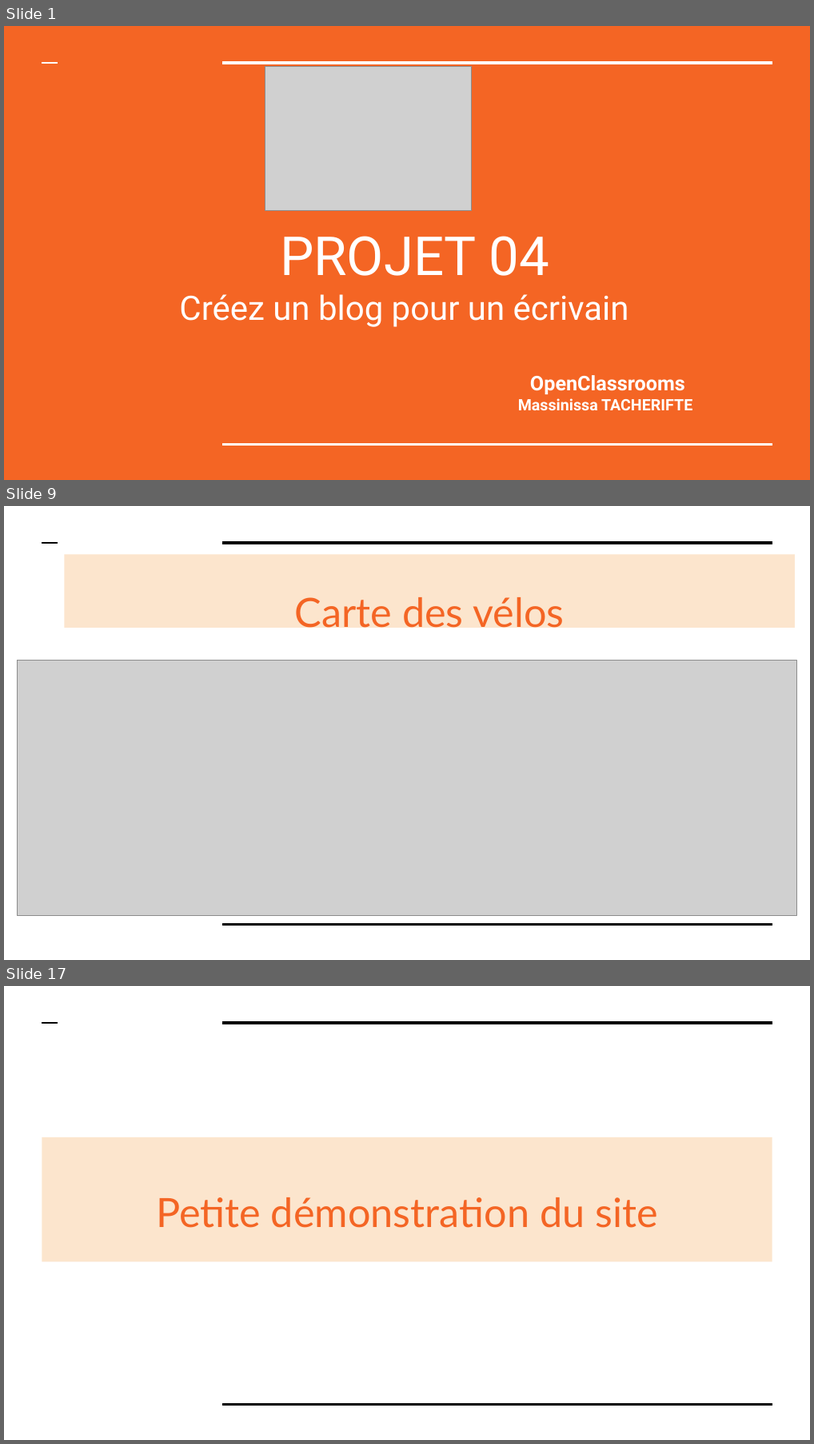
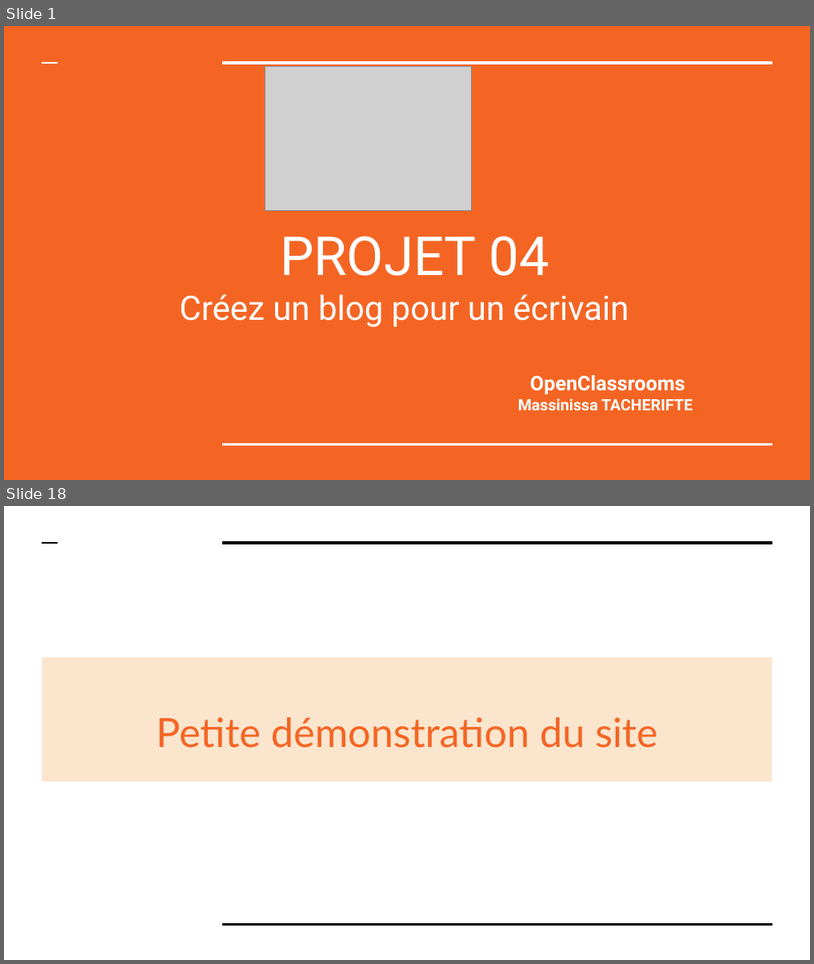
Before and after one commit to massinissa44/Projet-04-blog-pour-un-crivain-, a slide deck: P4_04_Presentation.pptx. Shown one above the other, each under a label of ours: slides 1, 9 and 17 before the commit, slides 1 and 18 after it; the slides between them are not shown. The pictures are 814x1444 and 814x964 pixels, drawn with LibreOffice and Linux fonts; fonts in the diff are those of the drawing; grey boxes stand for pictures. Boxes give left, top, right and bottom in pixels: in the first picture for what was removed or moved away, otherwise in the second. Text is boxed around its words. In the diff, an @@ line names an element or a change of style, - is before the commit and + after.

```diff
--- a/P4_04_Presentation.pptx
+++ b/P4_04_Presentation.pptx
@@ slide 9 removed at (4,506,810,960), background #FFFFFF; not listed: 3 template elements that a slide beside it also shows @@
@@ title removed at (65,554,795,628) @@
-Carte des vélos
@@ picture removed at (18,660,798,915) @@
@@ what was slide 17 is now slide 18 @@
```
Also in this commit, not shown: 3 slides changed, 13 slides added, 14 other slides removed, 15 other files.
